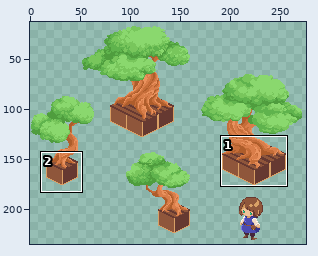
Two versions of one pixel-art file, environment_sprites/twisty_trees_sprites.aseprite. Above: a wide view before the commit, with the close-up outlined.
Close-up. Before the edit:
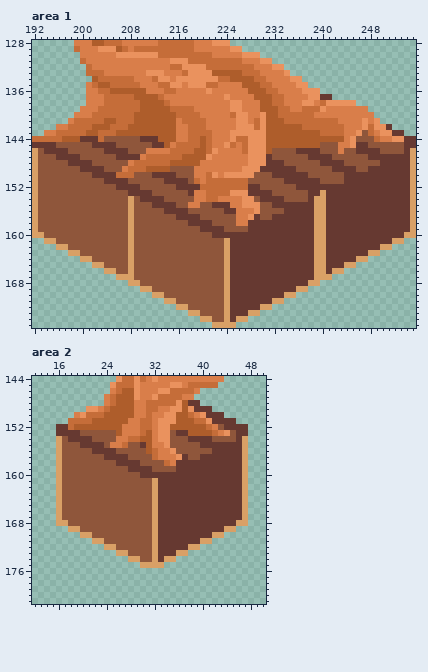
300x264 pixels, 1 frame. Shown: area 1: x 192..255, y 128..175; area 2: x 12..50, y 144..181. The wide view leaves out empty margins. The commit also changed other parts of the picture, which this record leaves out.
The result:
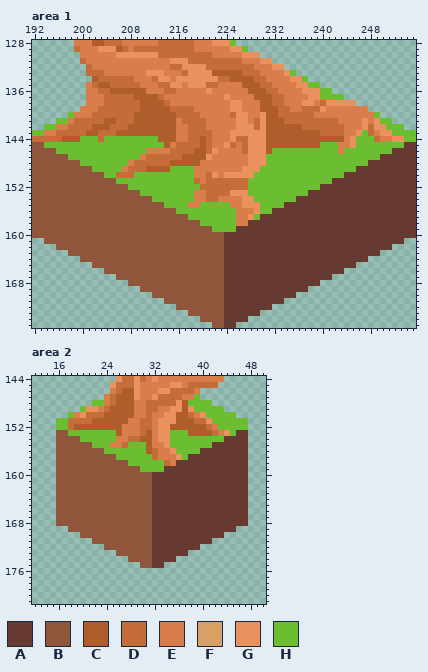
Palette (. is transparent): A #663931  B #8f563b  C #ae5d2b  D #c56d39  E #d97e4a  F #d9a066  G #ea925e  H #6abe30
The exact change:
Changed rows in their new state; - is an unchanged pixel.
Area 1, layer "Layer 1":
first column x 225:
128 H--
129 --H
first column x 192:
133 -------------------------------------------H--------------------
134 ---------------------------------------------H------------------
135 ----------------------------------------------HH----------------
136 ------------------------------------------------HH--------------
137 ------------------------------------------------HHHH------------
140 ------H--------------------------------------------------H------
141 ----HH----------------------------------------------------HH----
142 --HH-------------------------------------------------------HHH--
143 HH-----------------------------------------------------H----HHHH
144 --------HHH-HHHHHHHHH---------------------------------HHH-----HH
145 BBHHHHHHHHHHHHHHHHHHHH--------------------------HHH---HHHHHHHH--
146 B-BBHHHHHHHHHHHHHHH---------------------HHHHHHHHHHH-HHHHHHHHAA-A
147 B---BBHHHHHHHHHHHH---------------------HHHHHHHHHHHHHHHHHHH-----A
148 B-----BBHHHHHHHH-----------------------HHHHHHHHHHHHHHHHHAA-----A
149 B-------BBHHHHH--------HHHH-----------HHHHHHHHHHHHHHHHAA-------A
150 B---------BBHH---HHHHHHHHHH----------HHHHHHHHHHHHHHH-----------A
151 B-----------BBHHHHHHHHHHHHH---------HHHHHHHHHHHHHHAA-----------A
152 B-------------BBHHHHHHHHHHHH--------HHHHHHHHHHHH---------------A
153 B---------------BBHHHHHHHHH---------HHHHHHHHHH--A--------------A
154 B---------------B-BBHHHHHHH----------HHHHHHHAA-AA--------------A
155 B---------------B---BBHHHH--HHHHH-----HHHH-----AA--------------A
156 B---------------B-----BBHHHHHHHHHH----HHAA-----AA--------------A
157 B---------------B-------BBHHHHHHHH---HAA-------AA--------------A
158 B---------------B---------BBHHHHHH-------------AA--------------A
159 B---------------B-----------BBHHHHAA-----------AA--------------A
160 BB--------------B-------------BB---------------AA-------------AA
161 --BB------------B---------------A--------------AA-----------AA--
162 ----BB----------B---------------A--------------AA---------AA----
163 ------BB--------B---------------A--------------AA-------AA------
164 --------BB------B---------------A--------------AA-----AA--------
165 ----------BB----B---------------A--------------AA---AA----------
166 ------------BB--B---------------A--------------AA-AA------------
167 --------------BBB---------------A--------------AAA--------------
168 ----------------BB--------------A-------------AA----------------
169 ------------------BB------------A-----------AA------------------
170 --------------------BB----------A---------AA--------------------
171 ----------------------BB--------A-------AA----------------------
172 ------------------------BB------A-----AA------------------------
173 --------------------------BB----A---AA--------------------------
174 ----------------------------BB--A-AA----------------------------
175 ------------------------------BBAA------------------------------
Area 2, layer "Layer 1":
first column x 16:
147 -----------------------H--------
148 ------HH--------------HHHH------
149 ----H------------------HHHHH----
150 --H----------------------HHHHH--
151 HH------------------------HHHHHH
152 HH-------------------------HHHHH
153 BBHHHHHHHH---------HHH-------H--
154 B-BBHHHHHH---------HHHHHHHHHAA-A
155 B---BBHHH---HHH----HHHHHHH-----A
156 B-----BBHHHHHHH-----HHHHAA-----A
157 B-------BBHHHHHH-----HAA-------A
158 B---------BBHHHHHH-------------A
159 B-----------BBHHHHAA-----------A
160 B-------------BB---------------A
161 B---------------A--------------A
162 B---------------A--------------A
163 B---------------A--------------A
164 B---------------A--------------A
165 B---------------A--------------A
166 B---------------A--------------A
167 B---------------A--------------A
168 BB--------------A-------------AA
169 --BB------------A-----------AA--
170 ----BB----------A---------AA----
171 ------BB--------A-------AA------
172 --------BB------A-----AA--------
173 ----------BB----A---AA----------
174 ------------BB--A-AA------------
175 --------------BBAA--------------
Boxes around the changes in both close-ups, in picture pixels (x1, y1, x2, y2):
added: (230, 40, 248, 52)
changed: (290, 70, 344, 100)
changed: (32, 112, 416, 328)
changed: (56, 394, 248, 568)
